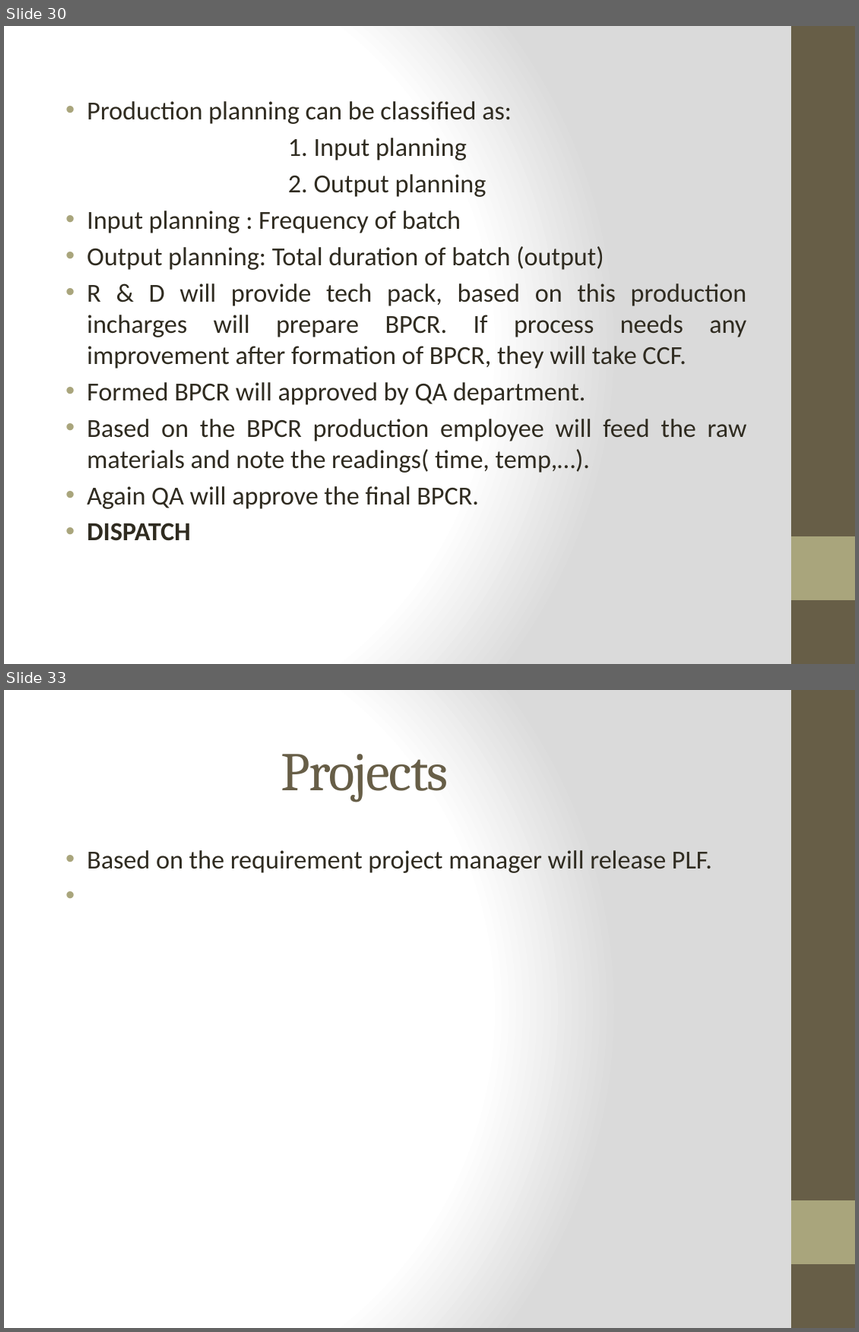
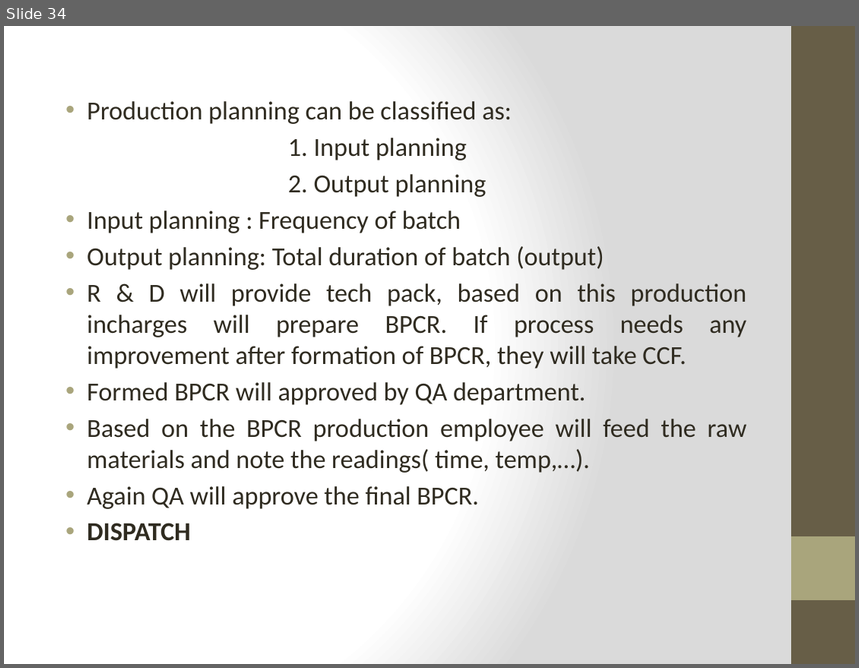
Before and after one commit to sivaiahnaidu/datasciencecoursera, a slide deck: internship ppt.pptx. Shown one above the other, each under a label of ours: slides 30 and 33 before the commit, slide 34 after it; the slides between them are not shown. The pictures are 859x1332 and 859x668 pixels, drawn with LibreOffice and Linux fonts; fonts in the diff are those of the drawing. Boxes give left, top, right and bottom in pixels: in the first picture for what was removed or moved away, otherwise in the second. Text is boxed around its words. In the diff, an @@ line names an element or a change of style, - is before the commit and + after.

```diff
--- a/internship ppt.pptx
+++ b/internship ppt.pptx
@@ slide 33 removed at bbox=[4, 690, 855, 1328], background gradient #FFFFFF to #DADADA; not listed: 2 template elements that a slide beside it also shows @@
@@ title removed at bbox=[281, 754, 449, 802] @@
-Projects
@@ text removed at bbox=[87, 850, 712, 873] @@
-• Based on the requirement project manager will release PLF.
@@ what was slide 30 is now slide 34 @@
```
Also in this commit, not shown: 4 slides changed, 12 slides added, 2 other slides removed, 2 other files.
